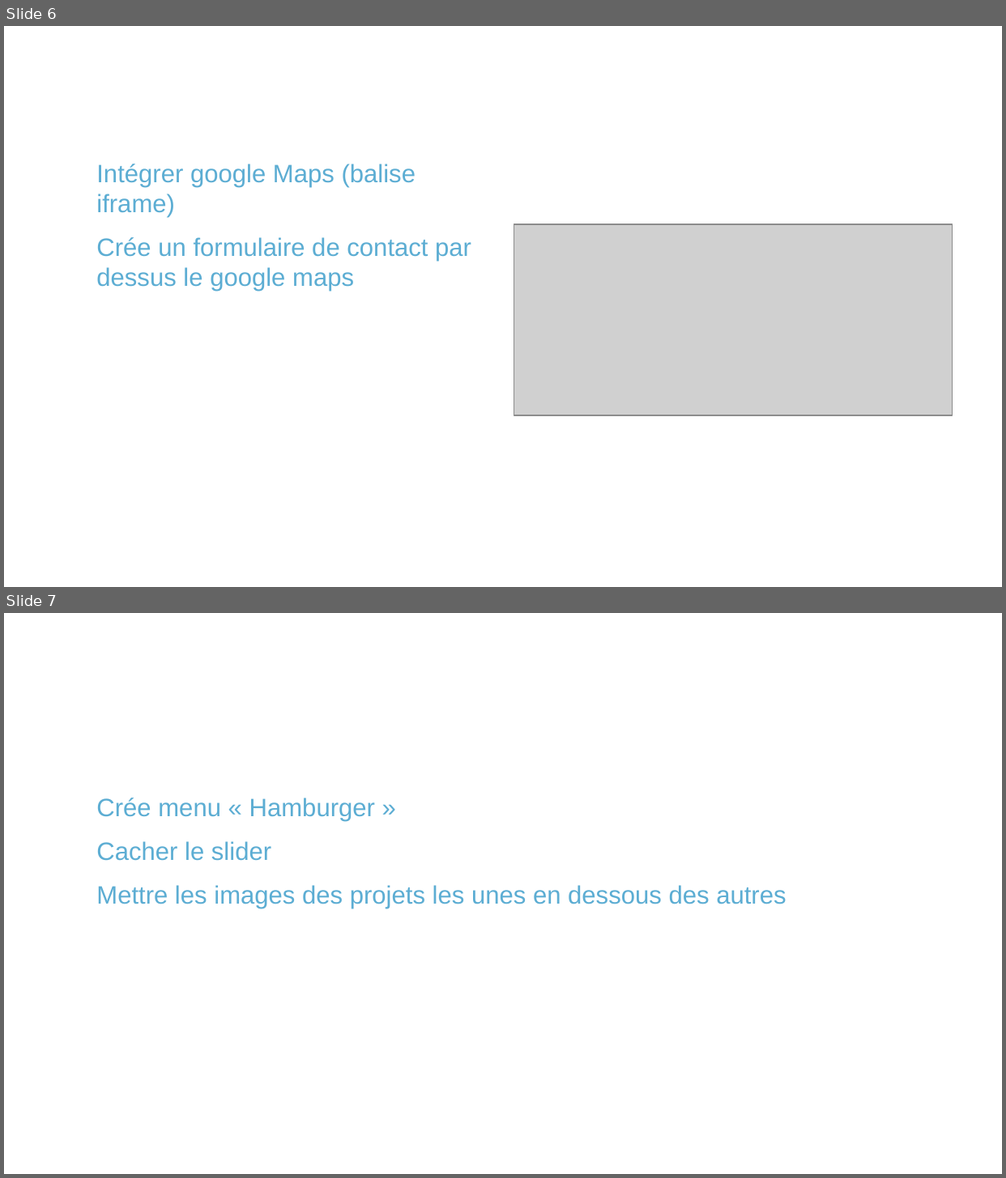
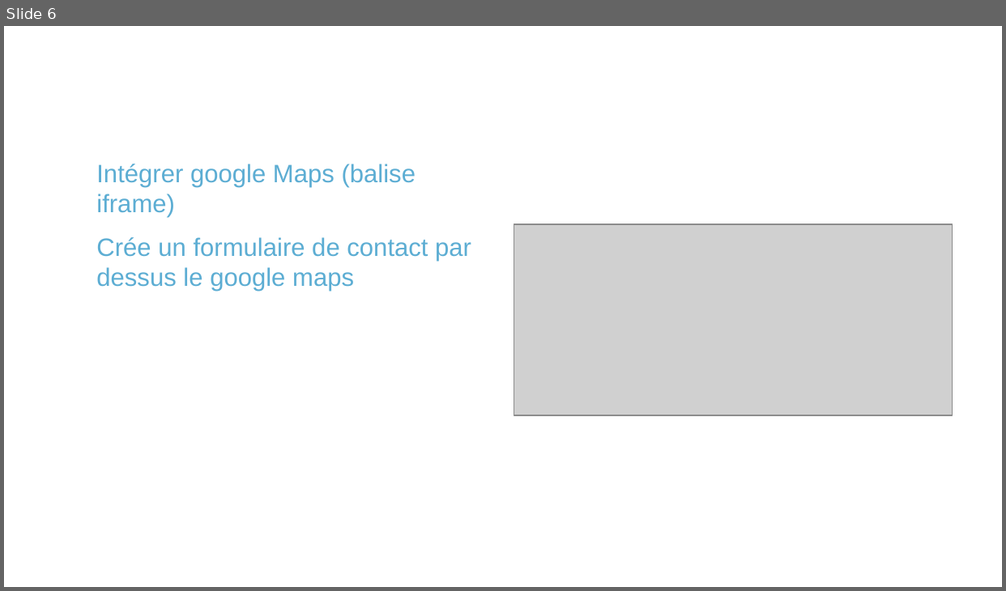
Before and after one commit to anais0210/projet1_openClassRooms, a slide deck: doc/projet1-presentation.odp. Shown one above the other, each under a label of ours: slides 6 and 7 before the commit, slide 6 after it. The pictures are 1006x1178 and 1006x591 pixels, drawn with LibreOffice and Linux fonts; fonts in the diff are those of the drawing; grey boxes stand for pictures; background and template pictures are left out. Boxes give left, top, right and bottom in pixels: in the first picture for what was removed or moved away, otherwise in the second. Text is boxed around its words. In the diff, an @@ line names an element or a change of style, - is before the commit and + after.

```diff
--- a/doc/projet1-presentation.odp
+++ b/doc/projet1-presentation.odp
@@ slide 7 removed at bbox=[4, 613, 1002, 1174], background picture (left out) @@
@@ title removed at bbox=[240, 635, 767, 706] @@
-Responsive
@@ text removed at bbox=[96, 798, 786, 909] @@
-● Crée menu « Hamburger »
-● Cacher le slider
-● Mettre les images des projets les unes en dessous des autres
```
Also in this commit, not shown: 2 slides changed, 1 slide added.
